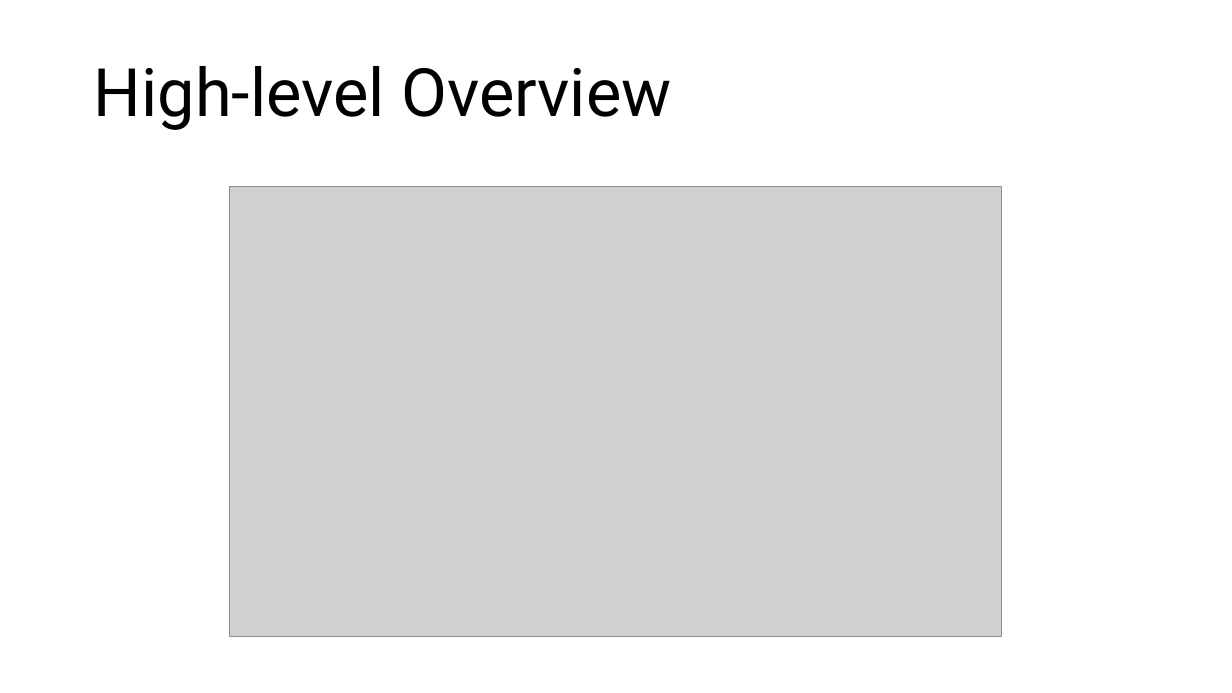
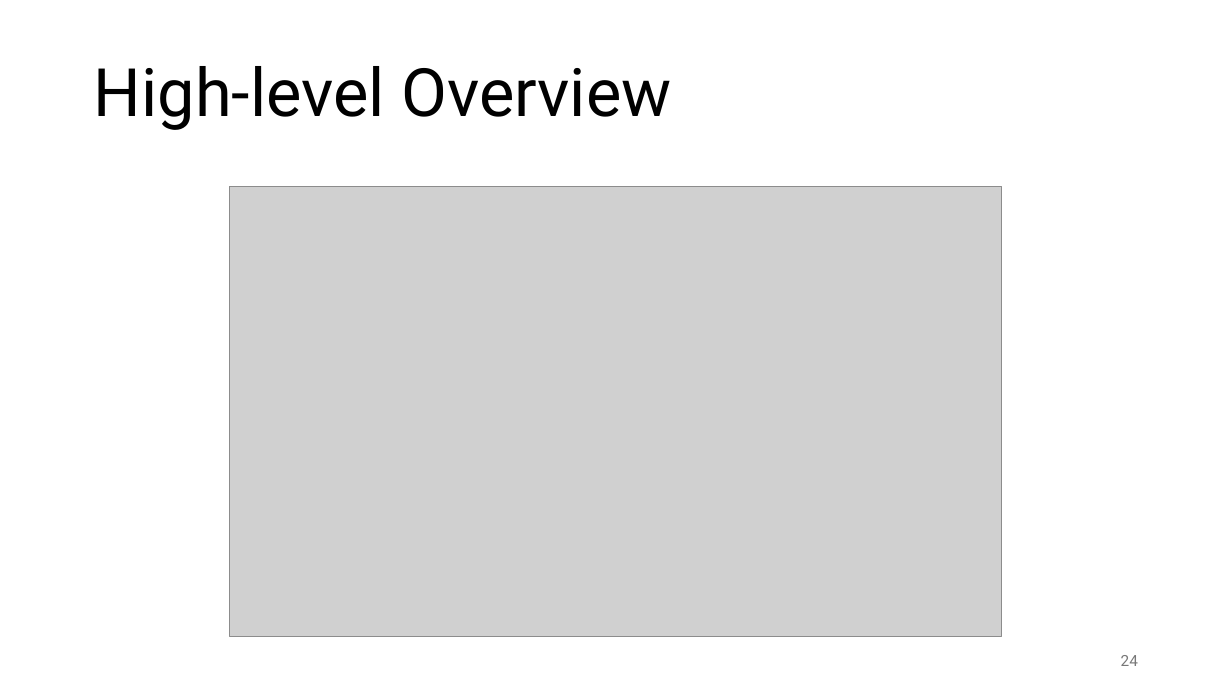
Before and after one commit to matt-neave/verificationAwareElixir, a slide deck: slide 24 of presentation/Verlixir Presentation.pptx (slide 14 before the commit). Drawn at 1232x693 pixels with LibreOffice and Linux fonts; fonts in the diff are those of the drawing; grey boxes stand for pictures. Boxes give left, top, right and bottom in pixels: in the first picture for what was removed or moved away, otherwise in the second. Text is boxed around its words. In the diff, an @@ line names an element or a change of style, - is before the commit and + after.

```diff
--- a/presentation/Verlixir Presentation.pptx
+++ b/presentation/Verlixir Presentation.pptx
@@ page number added at [1121,655,1138,666], 12 pt, text #797979 @@
+24
```
Also in this commit, not shown: 15 other slides changed, 13 slides added, 2 slides removed, 18 other files.
